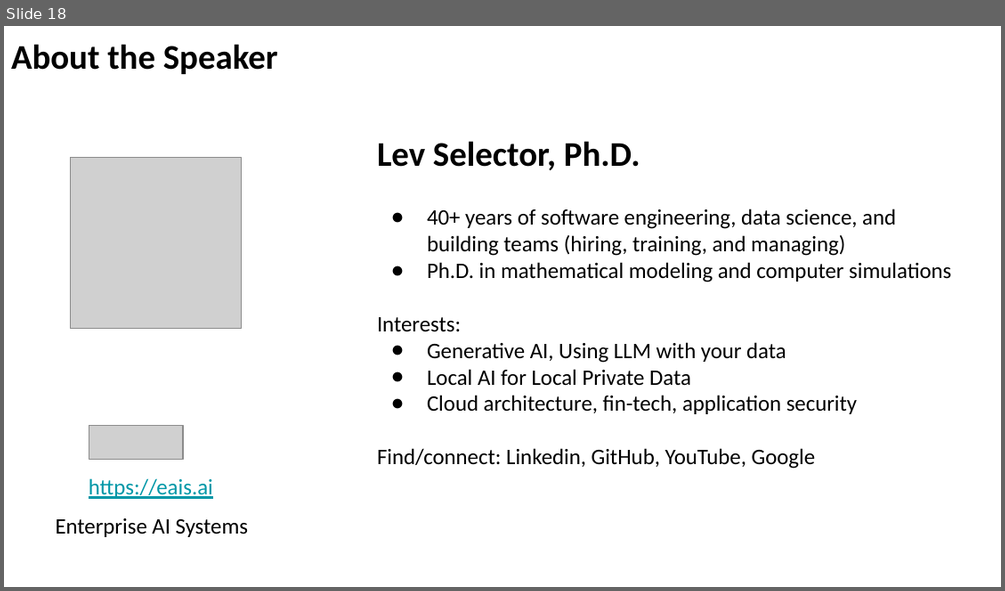
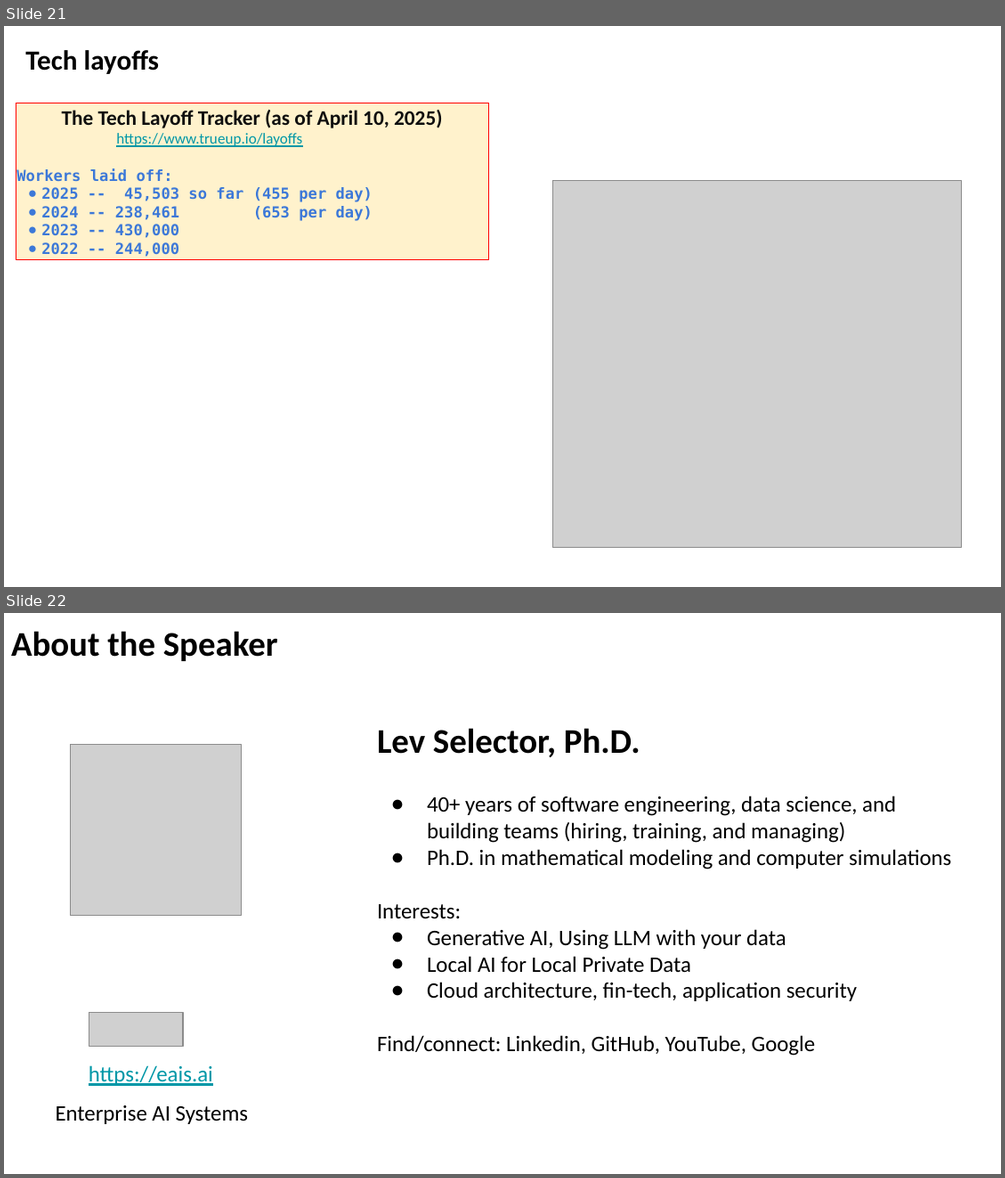
Before and after one commit to lselector/seminar, a slide deck: 2025/2025-04-11-AI-Updates.pptx. Shown one above the other, each under a label of ours: slide 18 before the commit, slides 21 and 22 after it. The pictures are 1005x591 and 1005x1178 pixels, drawn with LibreOffice and Linux fonts; fonts in the diff are those of the drawing; grey boxes stand for pictures. Boxes give left, top, right and bottom in pixels: in the first picture for what was removed or moved away, otherwise in the second. Text is boxed around its words. In the diff, an @@ line names an element or a change of style, - is before the commit and + after.

```diff
--- a/2025/2025-04-11-AI-Updates.pptx
+++ b/2025/2025-04-11-AI-Updates.pptx
@@ slide 21 added at bbox=[4, 26, 1001, 587], background #FFFFFF @@
@@ text added at bbox=[25, 50, 159, 74], 20 pt, text #000000, bold @@
+Tech layoffs
@@ rectangle added at bbox=[16, 103, 488, 259], fill #FFF2CC, outline #FF0000 0.75 pt, 11 pt, text #3C78D8, bold @@
+The Tech Layoff Tracker (as of April 10, 2025)
+https://www.trueup.io/layoffs
+Workers laid off:
+● 2025 -- 45,503 so far (455 per day)
+● 2024 -- 238,461 (653 per day)
+● 2023 -- 430,000
+● 2022 -- 244,000
@@ picture added at bbox=[553, 181, 961, 548] @@
@@ what was slide 18 is now slide 22 @@
```
Also in this commit, not shown: 13 slides changed, 4 other slides added, 1 slide removed.
